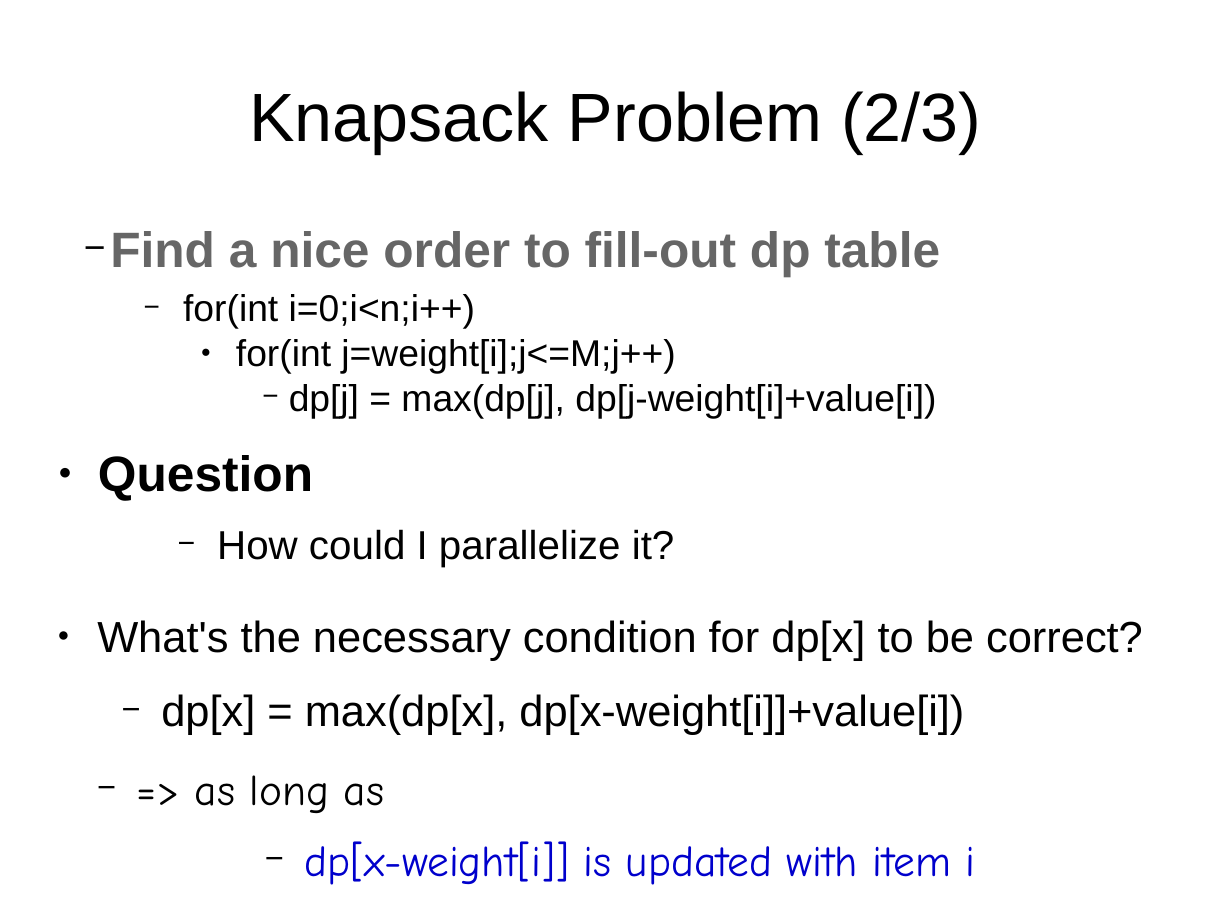
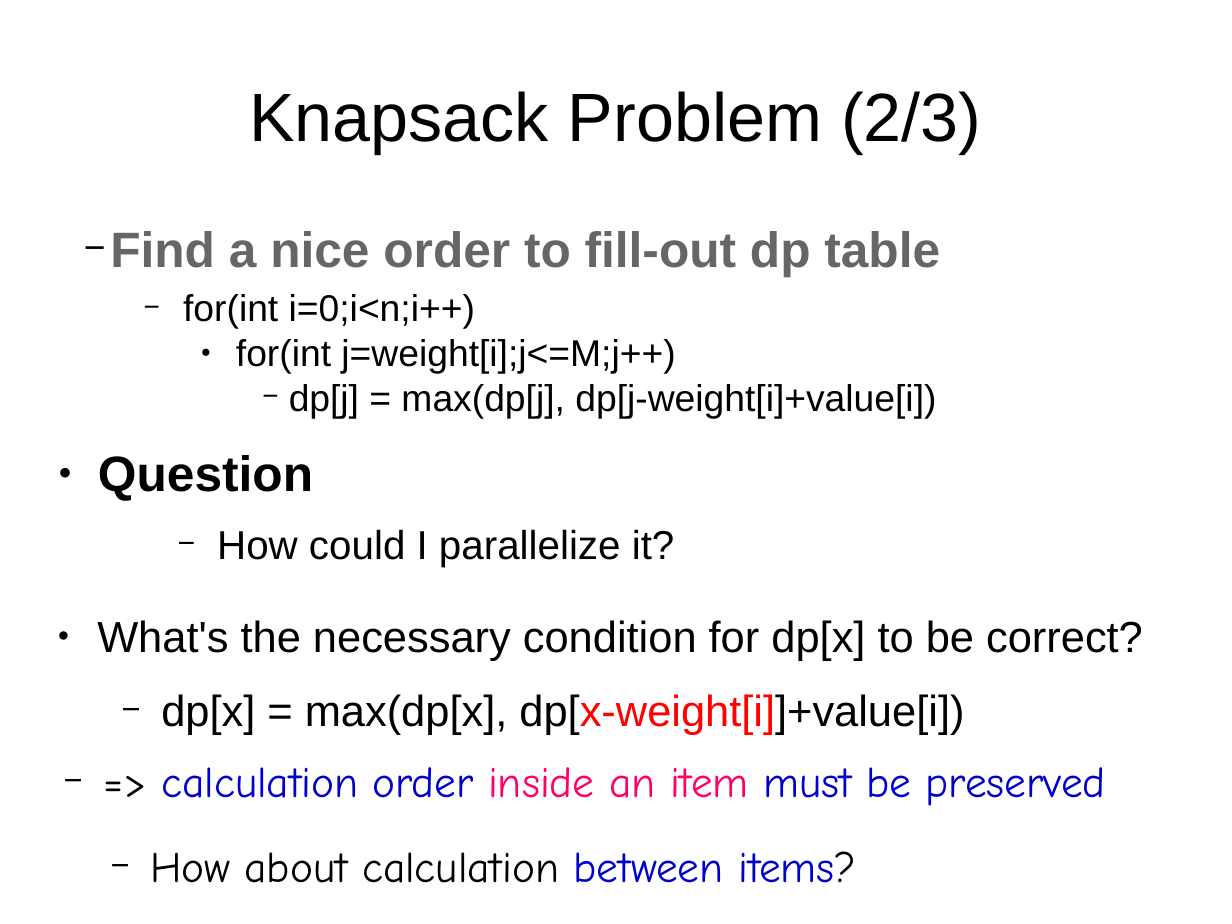
Before and after one commit to ViEiraCaRdOsO/L-FCDS_2015, a slide deck: slide 10 of measurement/final_representation.odp. Drawn at 1232x924 pixels with LibreOffice and Linux fonts; fonts in the diff are those of the drawing. Boxes give left, top, right and bottom in pixels: in the first picture for what was removed or moved away, otherwise in the second. Text is boxed around its words. In the diff, an @@ line names an element or a change of style, - is before the commit and + after.

```diff
--- a/measurement/final_representation.odp
+++ b/measurement/final_representation.odp
@@ text "dp[x] = max(dp[x], dp[x-weight[i]]+value[i])" at [161, 694, 964, 735]: text colour #000000 to #FF0000 in "dp[x-weight[i]]+value[i])" @@
@@ text at [161, 767, 1106, 806]: text changed @@
-  − dp[x-weight[i]] is updated with item i
+  − => calculation order inside an item must be preserved
@@ text removed at [195, 775, 384, 813] @@
-  − => as long as
@@ text added at [150, 851, 856, 883], 28 pt, text #000000 @@
+  − How about calculation between items?
```
Also in this commit, not shown: 3 other slides changed, 1 other file.
